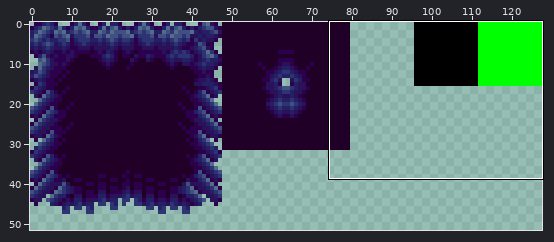
Sprite sheet, stored at src/assets/maps/level4.png. Above, an overview of the earlier version with the close-up marked.
Close-up. The starting point:
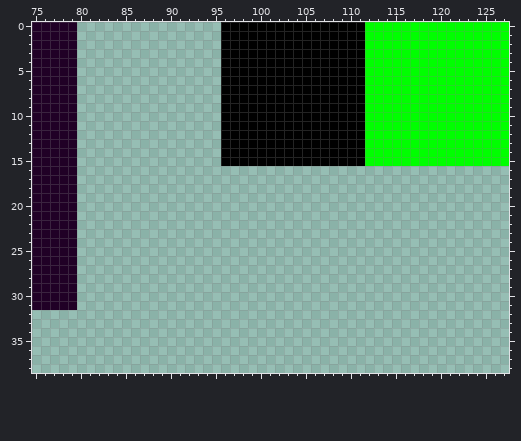
The file is 128x128 pixels. Shown: x 75..127, y 0..38. The wide view leaves out empty margins.
The result:
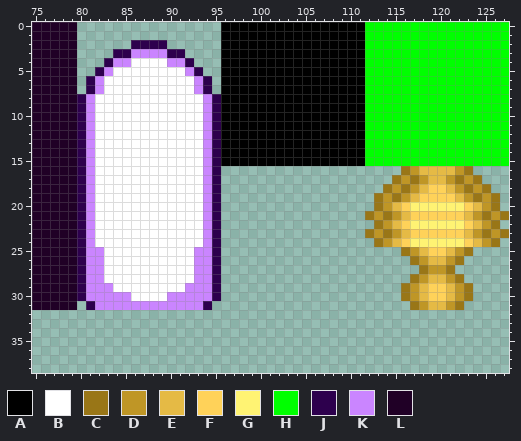
Palette (. is transparent): A #000000  B #ffffff  C #997617  D #bf9626  E #e5ba45  F #ffd259  G #fff373  H #00ff00  J #2d004d  K #ca85ff  L #200026
Changes in this commit:
@@ x 75..127 @@
  1 LLLLL................AAAAAAAAAAAAAAAAHHHHHHHHHHHHHHHH
- 2 LLLLL................AAAAAAAAAAAAAAAAHHHHHHHHHHHHHHHH
- 3 LLLLL................AAAAAAAAAAAAAAAAHHHHHHHHHHHHHHHH
- 4 LLLLL................AAAAAAAAAAAAAAAAHHHHHHHHHHHHHHHH
- 5 LLLLL................AAAAAAAAAAAAAAAAHHHHHHHHHHHHHHHH
- 6 LLLLL................AAAAAAAAAAAAAAAAHHHHHHHHHHHHHHHH
- 7 LLLLL................AAAAAAAAAAAAAAAAHHHHHHHHHHHHHHHH
- 8 LLLLL................AAAAAAAAAAAAAAAAHHHHHHHHHHHHHHHH
- 9 LLLLL................AAAAAAAAAAAAAAAAHHHHHHHHHHHHHHHH
-10 LLLLL................AAAAAAAAAAAAAAAAHHHHHHHHHHHHHHHH
-11 LLLLL................AAAAAAAAAAAAAAAAHHHHHHHHHHHHHHHH
-12 LLLLL................AAAAAAAAAAAAAAAAHHHHHHHHHHHHHHHH
-13 LLLLL................AAAAAAAAAAAAAAAAHHHHHHHHHHHHHHHH
-14 LLLLL................AAAAAAAAAAAAAAAAHHHHHHHHHHHHHHHH
-15 LLLLL................AAAAAAAAAAAAAAAAHHHHHHHHHHHHHHHH
-16 LLLLL................................................
-17 LLLLL................................................
-18 LLLLL................................................
-19 LLLLL................................................
-20 LLLLL................................................
-21 LLLLL................................................
-22 LLLLL................................................
-23 LLLLL................................................
-24 LLLLL................................................
-25 LLLLL................................................
-26 LLLLL................................................
-27 LLLLL................................................
-28 LLLLL................................................
-29 LLLLL................................................
-30 LLLLL................................................
-31 LLLLL................................................
+ 2 LLLLL......JJJJ......AAAAAAAAAAAAAAAAHHHHHHHHHHHHHHHH
+ 3 LLLLL....JJKKKKJJ....AAAAAAAAAAAAAAAAHHHHHHHHHHHHHHHH
+ 4 LLLLL...JKKBBBBKKJ...AAAAAAAAAAAAAAAAHHHHHHHHHHHHHHHH
+ 5 LLLLL..JKBBBBBBBBKJ..AAAAAAAAAAAAAAAAHHHHHHHHHHHHHHHH
+ 6 LLLLL.JKBBBBBBBBBBKJ.AAAAAAAAAAAAAAAAHHHHHHHHHHHHHHHH
+ 7 LLLLL.JKBBBBBBBBBBKJ.AAAAAAAAAAAAAAAAHHHHHHHHHHHHHHHH
+ 8 LLLLLJKBBBBBBBBBBBBKJAAAAAAAAAAAAAAAAHHHHHHHHHHHHHHHH
+ 9 LLLLLJKBBBBBBBBBBBBKJAAAAAAAAAAAAAAAAHHHHHHHHHHHHHHHH
+10 LLLLLJKBBBBBBBBBBBBKJAAAAAAAAAAAAAAAAHHHHHHHHHHHHHHHH
+11 LLLLLJKBBBBBBBBBBBBKJAAAAAAAAAAAAAAAAHHHHHHHHHHHHHHHH
+12 LLLLLJKBBBBBBBBBBBBKJAAAAAAAAAAAAAAAAHHHHHHHHHHHHHHHH
+13 LLLLLJKBBBBBBBBBBBBKJAAAAAAAAAAAAAAAAHHHHHHHHHHHHHHHH
+14 LLLLLJKBBBBBBBBBBBBKJAAAAAAAAAAAAAAAAHHHHHHHHHHHHHHHH
+15 LLLLLJKBBBBBBBBBBBBKJAAAAAAAAAAAAAAAAHHHHHHHHHHHHHHHH
+16 LLLLLJKBBBBBBBBBBBBKJ....................CDEEEEDC....
+17 LLLLLJKBBBBBBBBBBBBKJ...................CDCDEEDCDC...
+18 LLLLLJKBBBBBBBBBBBBKJ..................CDCDEFFEDCDC..
+19 LLLLLJKBBBBBBBBBBBBKJ.................CDCDEFFFFEDCDC.
+20 LLLLLJKBBBBBBBBBBBBKJ.................CDEFGGGGGGFEDC.
+21 LLLLLJKBBBBBBBBBBBBKJ................CDCDEFFFFFFEDCDC
+22 LLLLLJKBBBBBBBBBBBBKJ.................CDEFGGGGGGFEDC.
+23 LLLLLJKBBBBBBBBBBBBKJ................CDCDEFFFFFFEDCDC
+24 LLLLLJKBBBBBBBBBBBBKJ.................CDEFGGGGGGFEDC.
+25 LLLLLJKKBBBBBBBBBBKKJ....................CDEFFEDC....
+26 LLLLLJKKBBBBBBBBBBKKJ.....................CDEEDC.....
+27 LLLLLJKKBBBBBBBBBBKKJ......................CDDC......
+28 LLLLLJKKBBBBBBBBBBKKJ.....................CDEEDC.....
+29 LLLLLJKKKBBBBBBBBKKKJ....................CDEFFEDC....
+30 LLLLLJKKKKKBBBBKKKKKJ....................CDEFFEDC....
+31 LLLLL.JKKKKKKKKKKKKJ......................CDEEDC.....
 32 .....................................................
